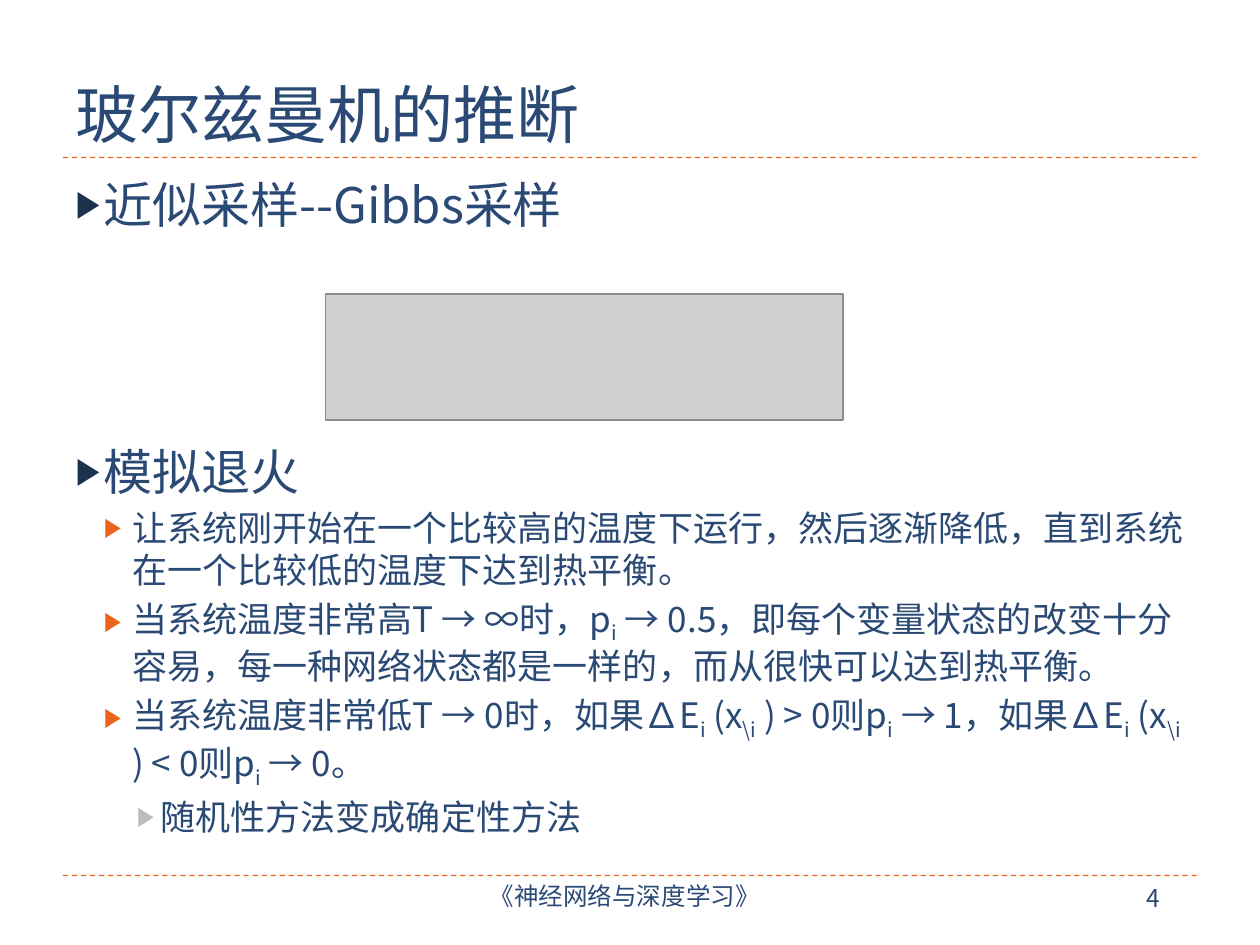
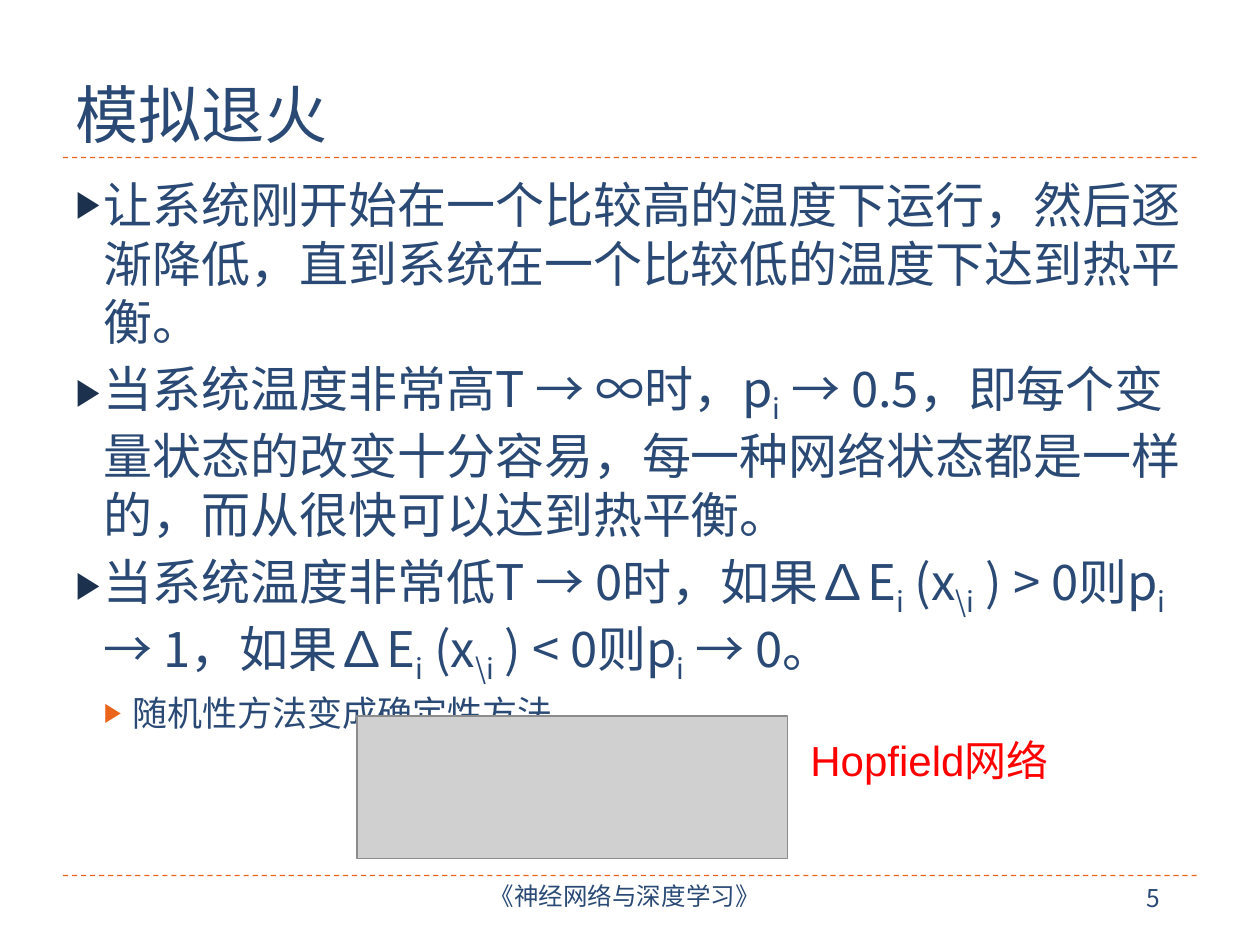
Before and after one commit to nndl/nndl.github.io, a slide deck: slide 5 of ppt/chap-深度信念网络.pptx (slide 4 before the commit). Drawn at 1260x945 pixels with LibreOffice and Linux fonts; fonts in the diff are those of the drawing; grey boxes stand for pictures. Boxes give left, top, right and bottom in pixels: in the first picture for what was removed or moved away, otherwise in the second. Text is boxed around its words. In the diff, an @@ line names an element or a change of style, - is before the commit and + after.

```diff
--- a/ppt/chap-深度信念网络.pptx
+++ b/ppt/chap-深度信念网络.pptx
@@ title at box(76, 85, 328, 143): text changed @@
-玻尔兹曼机的推断
+模拟退火
@@ text "让系统刚开始在一个比较高的温度下运行，然后逐渐降低，直到系统在一个比较低的温度下达到热平衡。" at box(104, 181, 1181, 736): size 20 to 28 pt; list level 2 to 1 in "让系统刚开始在一个比较高的温度下运行，然后逐渐降低，直到系统在一个比较低的温度下达到热平衡。"; bullet colour #EB641B to #1C314E; list level 2 to 1 in "当系统温度非常高T → ∞时，pi → 0.5，即每个变量状态的改变十分容易，每一种网络状态都是一样的，而从很快可以达到 ..."; list level 2 to 1 in "当系统温度非常低T → 0时，如果∆Ei (x\i ) ..."; list level 3 to 2 in "随机性方法变成确定性方法"; bullet colour #BCBCBC to #EB641B @@
@@ text at box(104, 182, 562, 494): paragraphs removed @@
-▶ 近似采样--Gibbs采样
-▶ 模拟退火
@@ picture removed at box(325, 294, 843, 420) @@
@@ picture added at box(357, 716, 788, 858) @@
@@ text added at box(810, 743, 1048, 785), 24 pt, text #FF0000 @@
+Hopfield网络
@@ page number at box(1146, 889, 1160, 908): text changed @@
-4
+5
```
Also in this commit, not shown: 4 other slides changed, 11 slides added.
